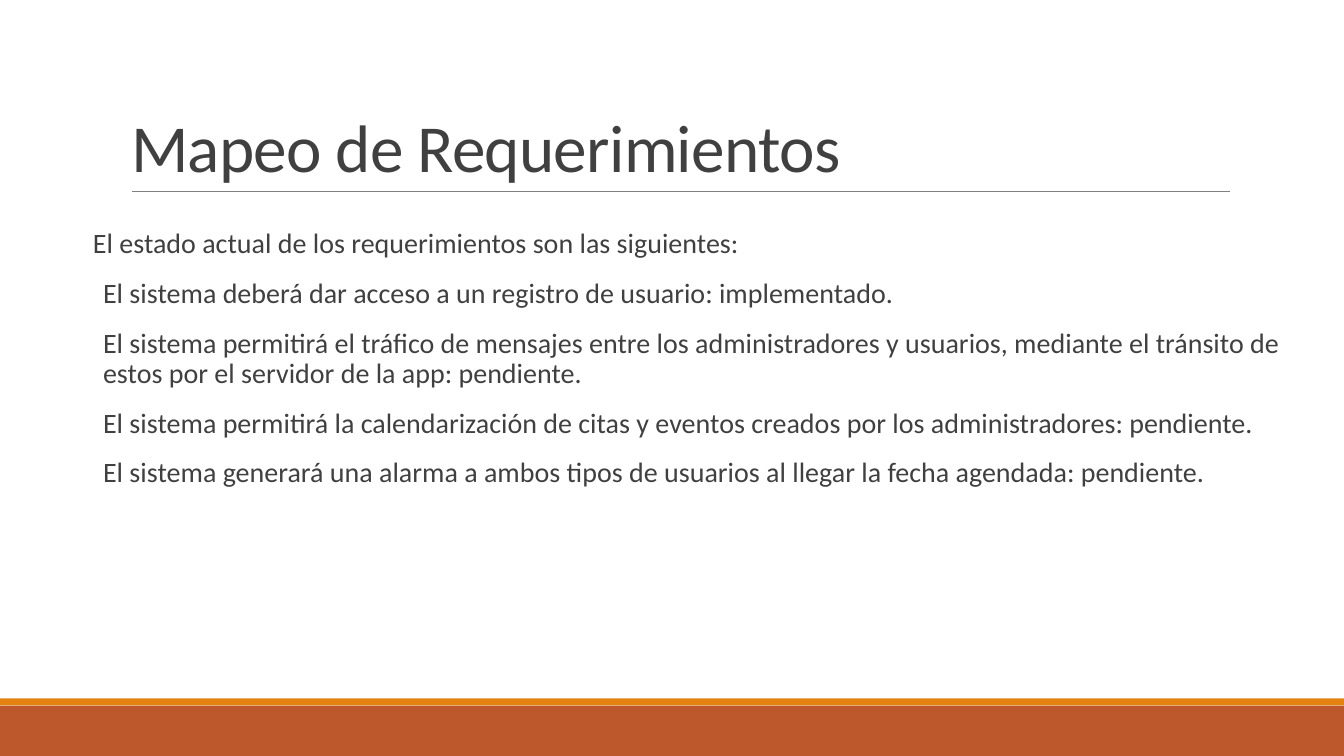
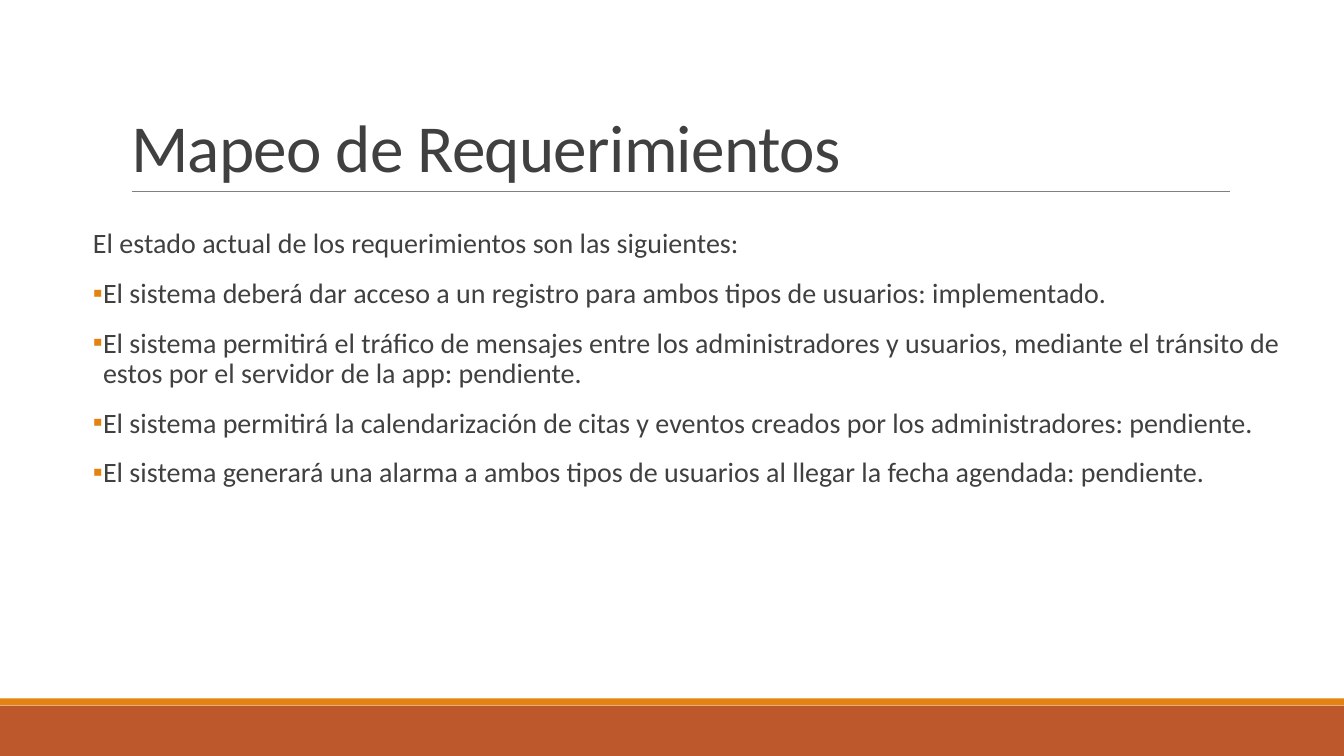
Before and after one commit to CarlosGreene/ProyectoEquipo4, a slide deck: slide 3 of Segunda Entrega.pptm. Drawn at 1344x756 pixels with LibreOffice and Linux fonts; fonts in the diff are those of the drawing. Boxes give left, top, right and bottom in pixels: in the first picture for what was removed or moved away, otherwise in the second. Text is boxed around its words. In the diff, an @@ line names an element or a change of style, - is before the commit and + after.

```diff
--- a/Segunda Entrega.pptm
+++ b/Segunda Entrega.pptm
@@ text at <box>103,283,1106,308</box>: text changed @@
-  El sistema deberá dar acceso a un registro de usuario: implementado.
+▪ El sistema deberá dar acceso a un registro para ambos tipos de usuarios: implementado.
@@ text at <box>103,333,1279,487</box>: bullet   to ▪ @@
```
Also in this commit, not shown: 5 other files.
